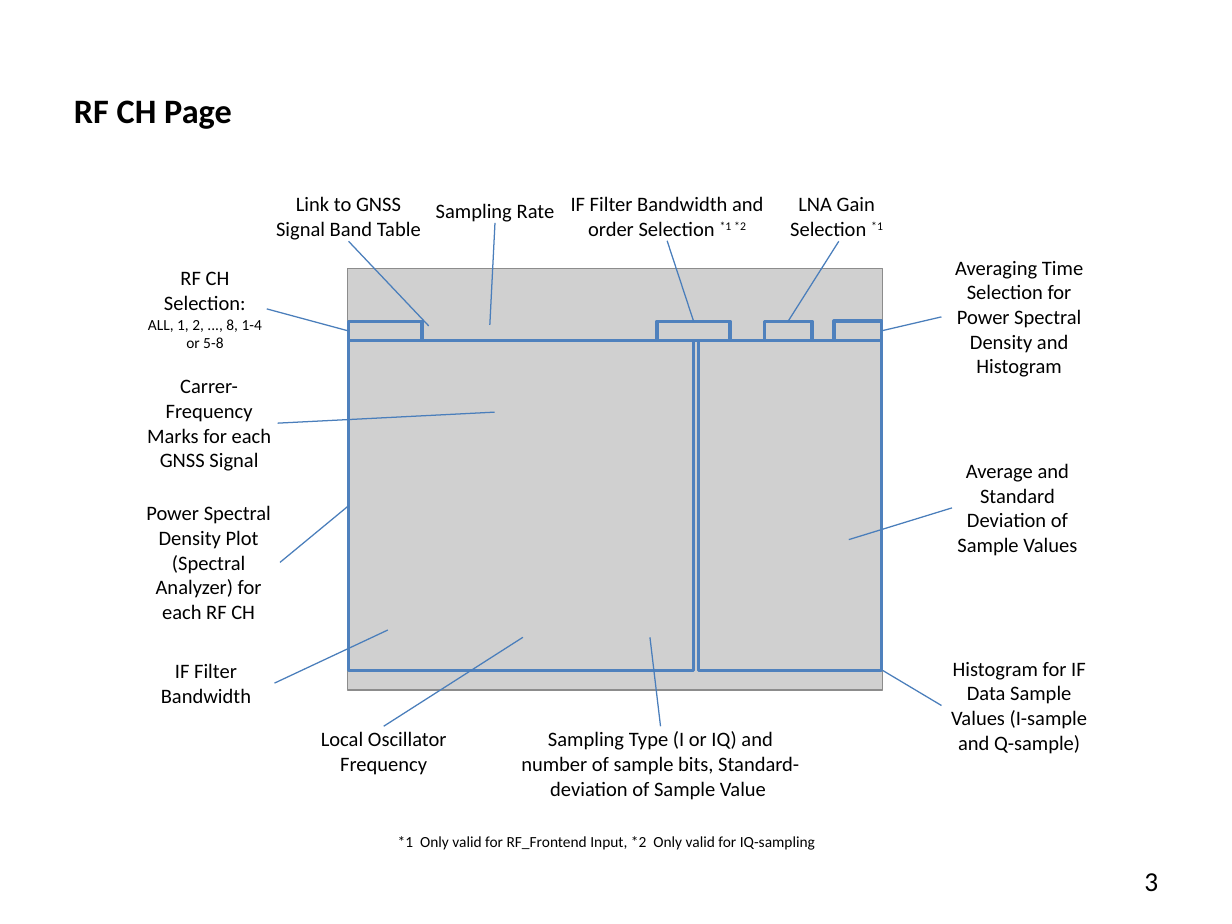
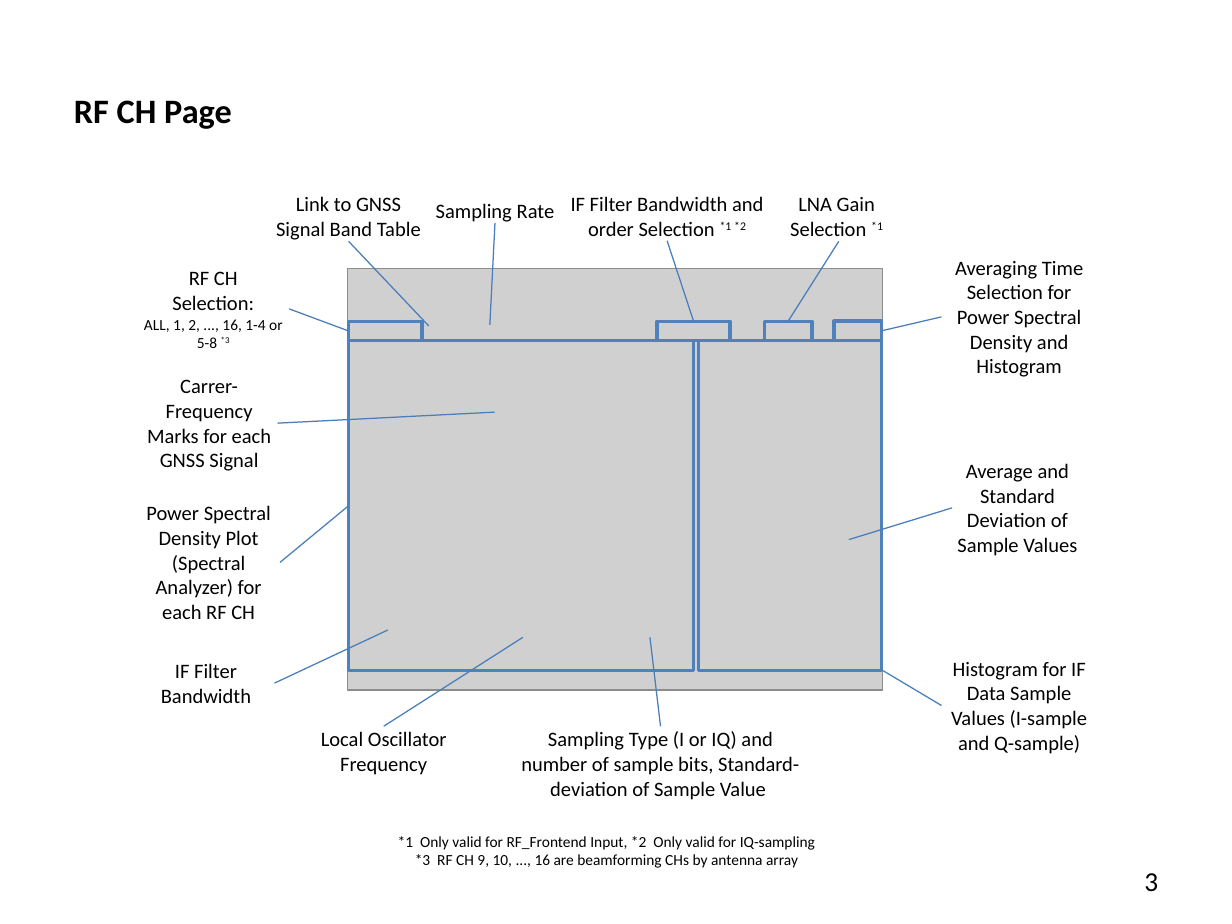
Before and after one commit to tomojitakasu/PocketSDR, a slide deck: slide 3 of doc/pocket_sdr_help.pptx. Drawn at 1232x924 pixels with LibreOffice and Linux fonts; fonts in the diff are those of the drawing; grey boxes stand for pictures. Boxes give left, top, right and bottom in pixels: in the first picture for what was removed or moved away, otherwise in the second. Text is boxed around its words. In the diff, an @@ line names an element or a change of style, - is before the commit and + after.

```diff
--- a/doc/pocket_sdr_help.pptx
+++ b/doc/pocket_sdr_help.pptx
@@ text at (x1=144, y1=319, x2=282, y2=348): text changed @@
-ALL, 1, 2, ..., 8, 1-4 or 5-8
+ALL, 1, 2, ..., 16, 1-4 or 5-8 *3
@@ line moved from (349, 331) - (267, 309) to (349, 331) - (290, 309) @@
@@ text at (x1=415, y1=854, x2=798, y2=868): paragraph added @@
+*3 RF CH 9, 10, ..., 16 are beamforming CHs by antenna array
```
Also in this commit, not shown: 8 other slides changed, 4 other files.
